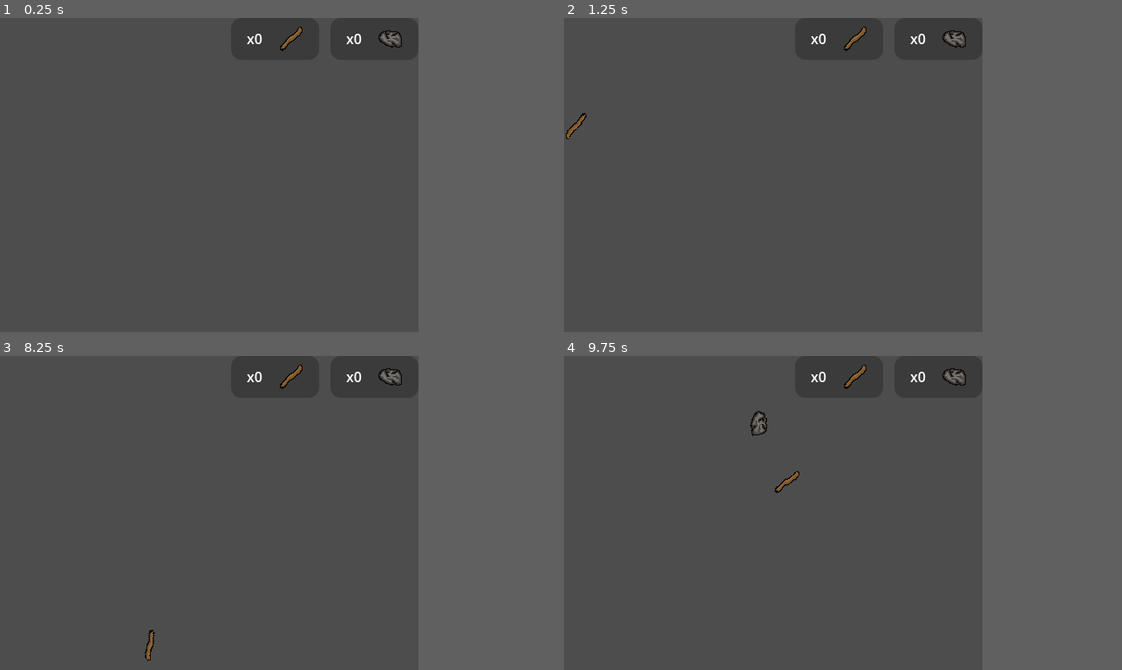
Above: before the commit, frames 1-4 (two rows, left to right).
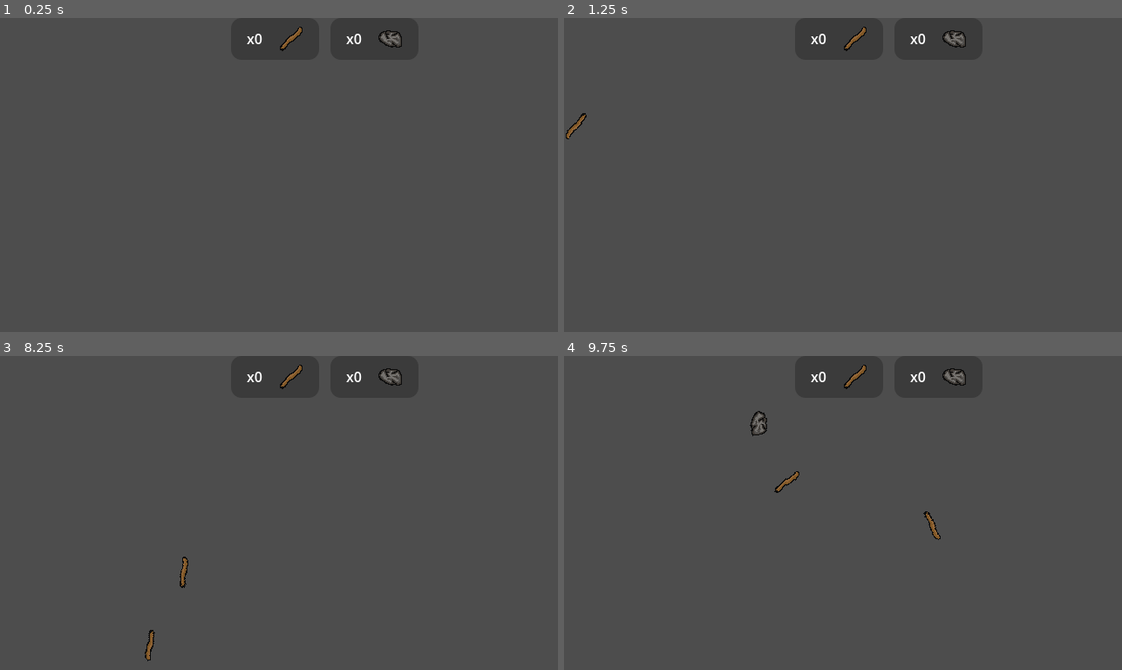
Above: after the commit, the same moments.

Repository: age-of-asparagus/click
Game: Godot game, scene res://sticks_and_stones.tscn
Two runs of this game, one before a commit and one after it. Both use one fixed random seed, a clock stepped at 60 frames per second and the inputs below.
Inputs (mouse positions are in pixels of both pictures, inside the frame that each line leads up to; where the layout moved, square brackets give the same spot in the first picture):
- Up to frame 1 (0.25 s): no input
- Up to frame 2 (1.25 s): tap Enter at 0.5 s; move the mouse to (865, 159) at 0.52 s; press the mouse at (865, 159) at 0.53 s
- Up to frame 3 (8.25 s): release the mouse at (301, 497) at 1.25 s; click (11, 462) at 1.25 s; tap Space at 2, 5 s; move the mouse to (122, 528) at 2.02 s; click (122, 528) at 2.1 s; click (27, 600) [39, 600] at 2.75 s; move the mouse to (251, 443) at 3.52 s; press the mouse at (251, 443) at 3.53 s; tap Enter at 4.25, 7.25 s; move the mouse to (189, 575) at 4.27 s; release the mouse at (189, 575) at 4.28 s; click (189, 575) at 4.35 s; move the mouse to (334, 560) at 5.02 s; press the mouse at (334, 560) at 5.03 s; release the mouse at (334, 560) at 5.75 s; click (89, 613) [117, 613] at 5.75 s; click (301, 610) [401, 610] at 6.5 s; move the mouse to (83, 465) at 7.27 s; click (83, 465) at 7.35 s; click (184, 572) at 8.02 s
- Up to frame 4 (9.75 s): click (703, 572) at 8.77 s; click (932, 525) at 9.52 s
In our replay, the window is 480x360 before the commit and 640x360 after it. These sizes can differ from the game's own. Grey fills any space a smaller window leaves; there, only what the larger window draws over its background counts as a difference.

The runs differ from the first frame. In frame 1, only the window size differs. In frame 2, only the window size differs. In frame 3, 0.1% of the frame differs, in the area x 32-34%, y 63-74%; in frame 4, 0.1%.

Commit message:
Screen ratio change to 640:360

Diff:
--- a/project.godot
+++ b/project.godot
@@ -22,7 +22,7 @@
 
 [display]
 
-window/size/viewport_width=480
+window/size/viewport_width=640
 window/size/viewport_height=360
 window/stretch/mode="viewport"
 
